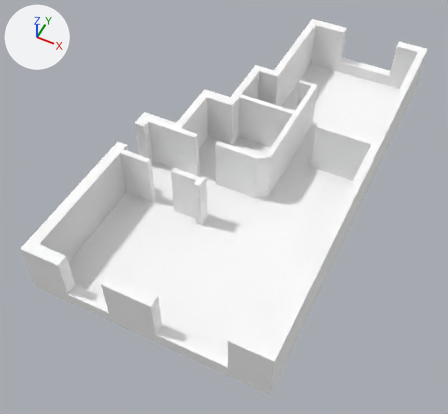
The Blender file home.blend, before and after one commit.
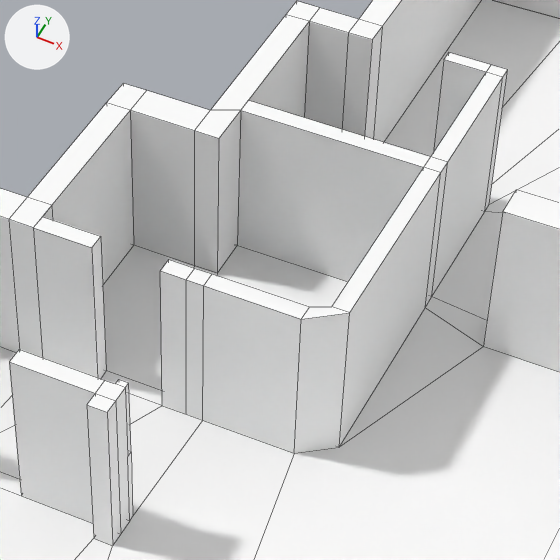
There are two pictures of each version: one whole from a camera (50 mm lens) standing at (7.3, -14.9, 16.8) and looking at (0.45, -1.21, -0.31), one close up on the part from 38% to 74% of the width and 16% to 55% of the height. Lighting does not change. The marker at upper left points along +X, +Y and +Z. The close-ups show mesh edges as thin lines. The same objects are shown in both versions, whatever each file hides.

The scene before the commit, as lines of its bpy script (objects in view):
```python
me_cube_001 = bpy.data.meshes.new('Cube.001')
me_cube_001.from_pydata(...)  # 254 vertices, 274 faces; spans x -3.4..5.0, y -2.0..0.0, z -7.3..8.5
# faces by material slot: [22, 251, 1]
me_cube_001.materials.append(mat_floor_planks)  # its picture is missing
me_cube_001.materials.append(mat_material)  # its picture is missing
me_cube_001.materials.append(mat_kitchen_wall)  # its picture is missing
ob_cube = bpy.data.objects.new('Cube', me_cube_001)
ob_cube.location = (0.0, 0.0, 0.0)
ob_cube.rotation_euler = (4.712, 0.0, 0.0)  # degrees (270, 0, 0)
```
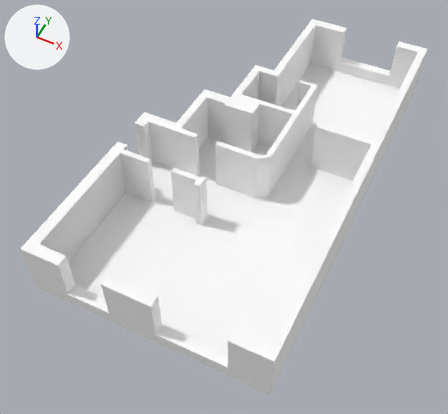
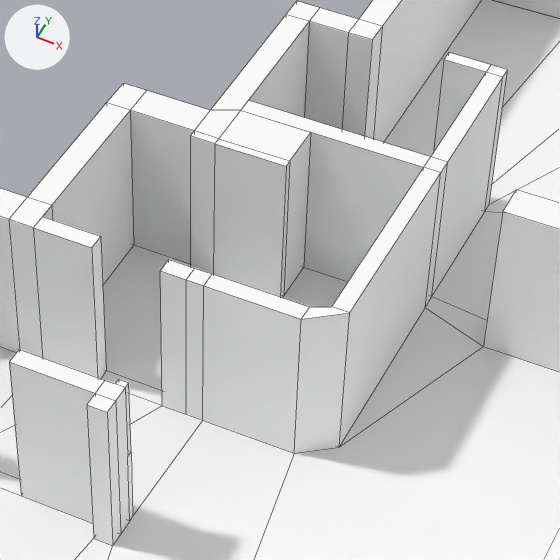
Changed parts and their boxes (x1, y1, x2, y2) in the close-ups (560 x 560 px):
part 1 of me_cube_001, built on: before (194, 110, 241, 273); after (190, 110, 311, 298)

Diff of the bpy script that builds the scene:
```diff
--- a/home.blend.py
+++ b/home.blend.py
@@ me_cube_001 @@
 # used by ob_cube; location = (0.0, 0.0, 0.0); rotation_euler = (4.712, 0.0, 0.0), in degrees (270, 0, 0)
-me_cube_001.from_pydata(...)  # 254 vertices, 274 faces; spans x -3.4..5.0, y -2.0..0.0, z -7.3..8.5
+me_cube_001.from_pydata(...)  # 264 vertices, 284 faces; spans x -3.4..5.0, y -2.0..0.0, z -7.3..8.5
+# me_cube_001 part 1
+# 2 faces are deleted
+# 10 vertices are added at x -0.9..0.3, y -2.0..0.0, z 1.5..2.2
+# 12 new faces join them, mat_material (its picture is missing)
 me_cube_001.materials.append(mat_floor_planks)
```
